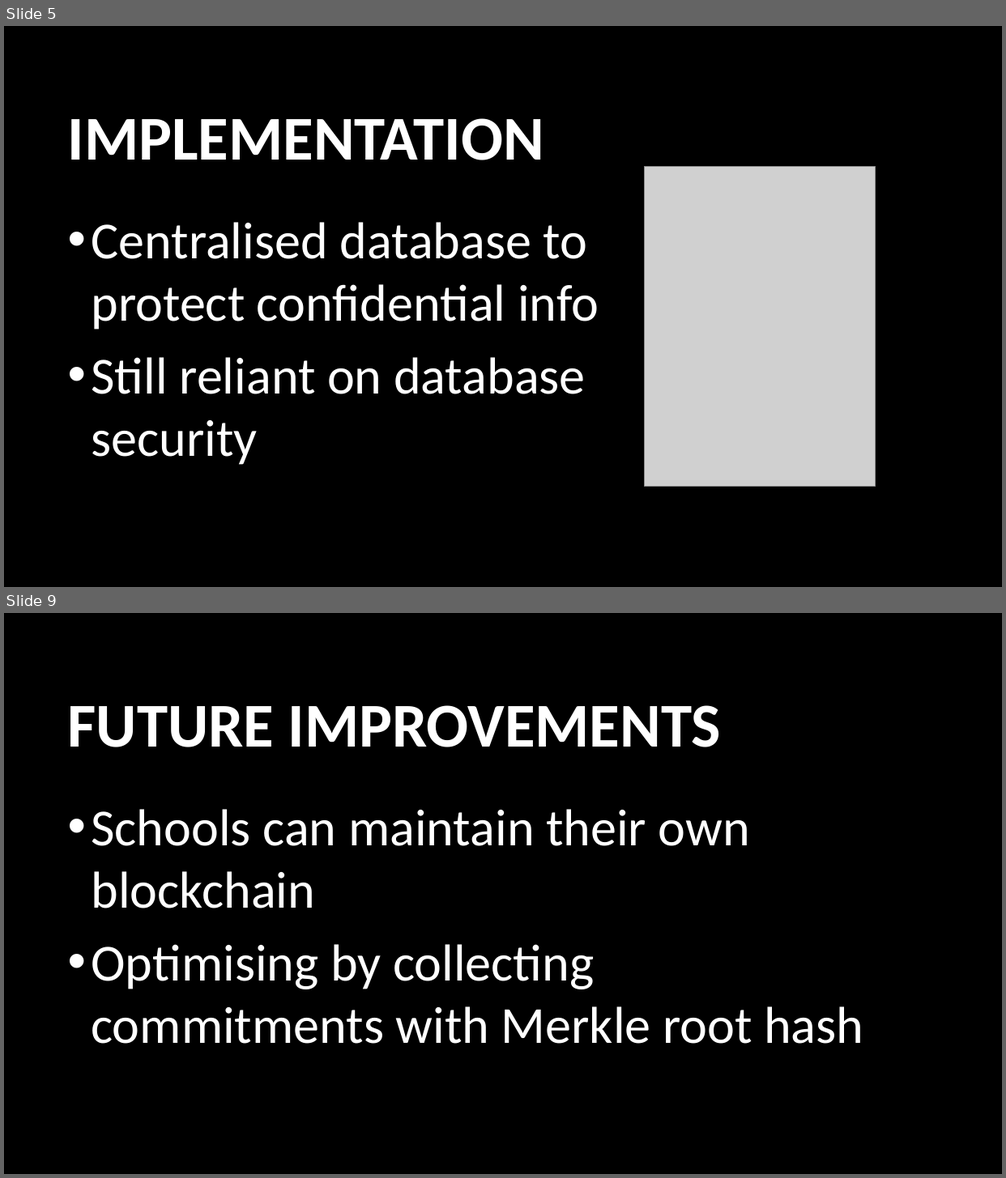
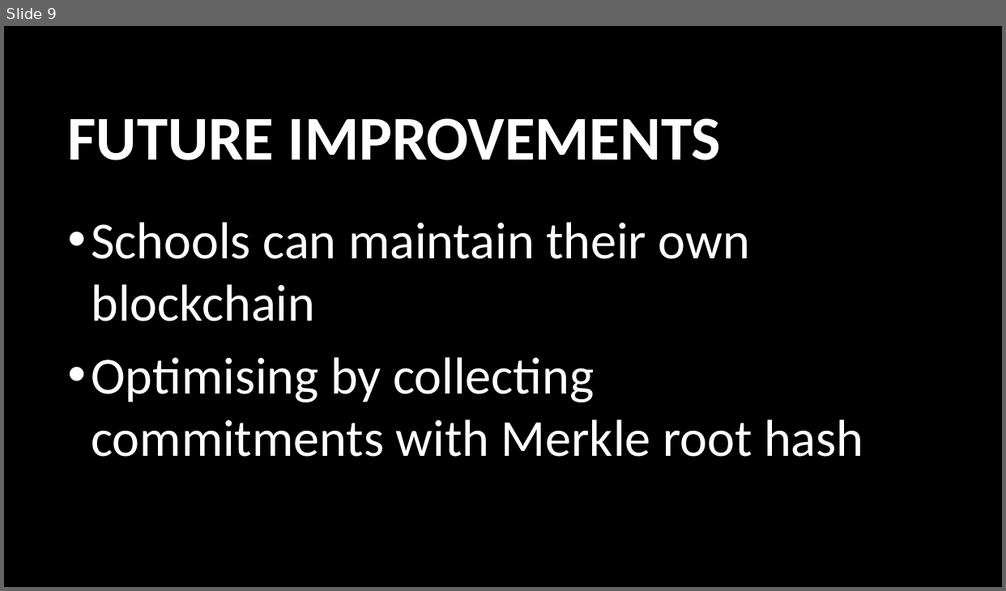
Before and after one commit to usop7/MachoHacks2018, a slide deck: MachoHacks2018.pptx. Shown one above the other, each under a label of ours: slides 5 and 9 before the commit, slide 9 after it; the slides between them are not shown. The pictures are 1006x1178 and 1006x591 pixels, drawn with LibreOffice and Linux fonts; fonts in the diff are those of the drawing; grey boxes stand for pictures; background and template pictures are left out. Boxes give left, top, right and bottom in pixels: in the first picture for what was removed or moved away, otherwise in the second. Text is boxed around its words. In the diff, an @@ line names an element or a change of style, - is before the commit and + after.

```diff
--- a/MachoHacks2018.pptx
+++ b/MachoHacks2018.pptx
@@ slide 5 removed at (4, 26, 1002, 587), background picture (left out) @@
@@ title removed at (68, 118, 544, 160) @@
-IMPLEMENTATION
@@ picture removed at (644, 167, 875, 487) @@
@@ text removed at (91, 222, 599, 465) @@
-• Centralised database to protect confidential info
-• Still reliant on database security
```
Also in this commit, not shown: 7 slides changed, 1 slide added, 1 other slide removed.
